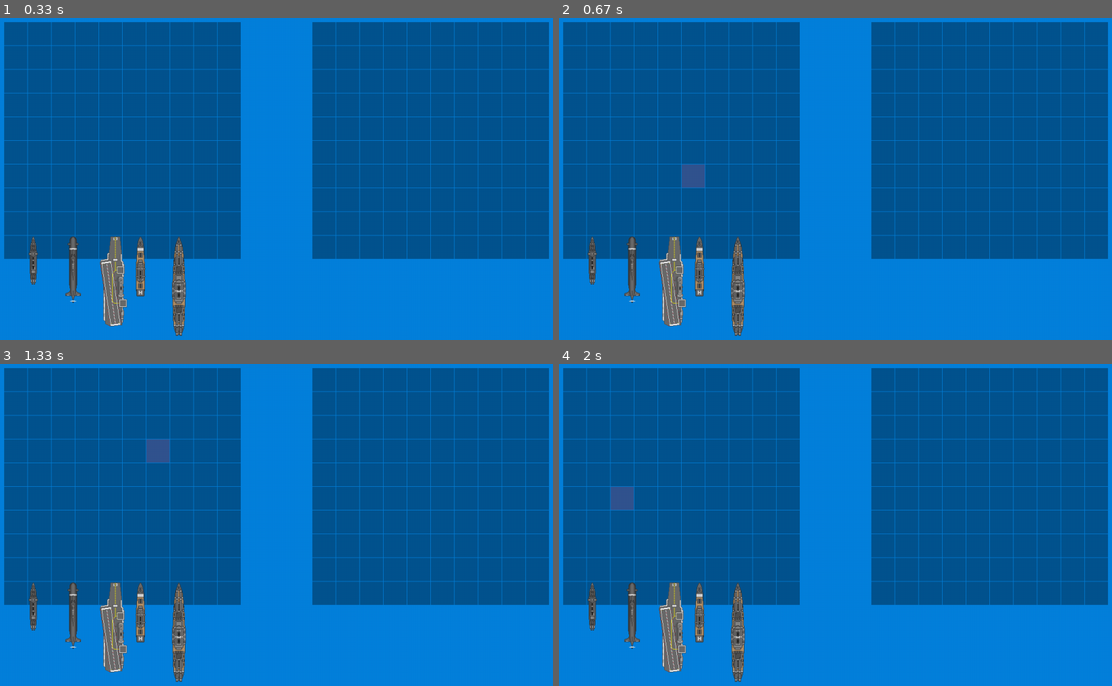
Above: before the commit, frames 1-4 (two rows, left to right).
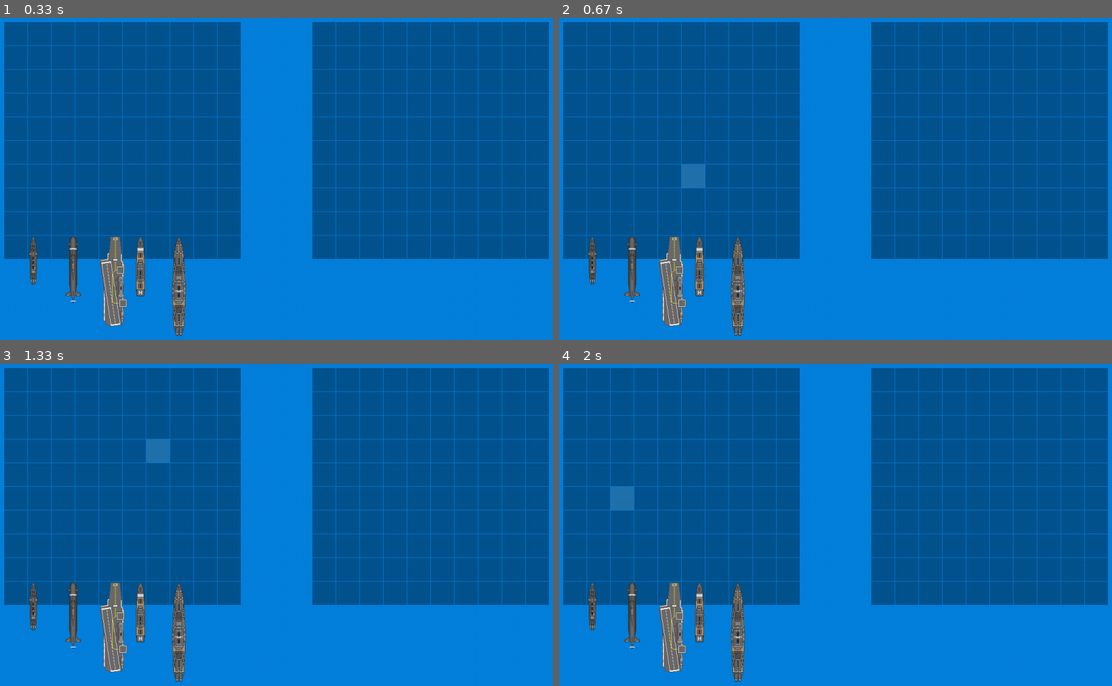
Above: after the commit, the same moments.

Repository: LeGrandDevin/bataille_navale
Game: pygame game, started from testpygame.py
Two runs of this game, one before a commit and one after it. Both use one fixed random seed, a clock stepped at 60 frames per second and the inputs below.
Inputs (mouse positions are in pixels of both pictures, inside the frame that each line leads up to):
- Up to frame 1 (0.33 s): no input
- Up to frame 2 (0.67 s): press the mouse at (846, 191) at 0.37 s; move the mouse to (769, 182) at 0.47 s; release the mouse at (697, 172) at 0.6 s
- Up to frame 3 (1.33 s): press the mouse at (431, 486) at 0.7 s; move the mouse to (381, 537) at 0.8 s; release the mouse at (331, 586) at 0.93 s; press the mouse at (121, 486) at 1.03 s; move the mouse to (138, 473) at 1.13 s; release the mouse at (160, 460) at 1.27 s
- Up to frame 4 (2 s): press the mouse at (990, 486) at 1.37 s; move the mouse to (890, 444) at 1.47 s; release the mouse at (796, 402) at 1.6 s; press the mouse at (680, 486) at 1.7 s; move the mouse to (647, 496) at 1.8 s; release the mouse at (614, 505) at 1.93 s

Frame 1 is identical in both runs. In frame 2, 0.3% of the frame differs, in the area x 22-27%, y 45-53%; in frame 3, 0.3%; in frame 4, 0.3%.

Commit message:
menu boutons, placeboat, couleurcase

Diff:
--- a/Partie.py
+++ b/Partie.py
@@ -34,3 +34,8 @@
         else:
             print("joueur 2 a win")
         return False
+
+    def getPlayer(self, player):
+        if player == 1:
+            return self.player1
+        return self.player2
--- a/Test_debug.py
+++ b/Test_debug.py
@@ -3,7 +3,7 @@
 game = Partie.Partie(10)
 game.player1.placeBoat(3, 2, 2, False)
 game.player1.placeBoat(4, 4, 4, True)
-game.player1.placeBoat(5, 1, 1, False)
+game.player1.placeBoat(5, 2, 2, False)
 #game.player1.placeBoat(2, 7, 7, True)
 #game.player1.placeBoat(3, 9, 2, False)
 
--- a/player.py
+++ b/player.py
@@ -15,11 +15,15 @@
     def placeBoat(self, size, x, y, horizontal):
         currentBoat = bateau.Boat(size)
         if(horizontal):
+            if y + size > 9 or self.desk[x][y].isBoat is True:
+                return False
             for i in range(size):
                 self.desk[x][y].boat = currentBoat
                 self.desk[x][y].isBoat = True
                 x += 1
         else:
+            if x + size > 9 or self.desk[x][y].isBoat is True:
+                return False
             for i in range(size):
                 self.desk[x][y].boat = currentBoat
                 self.desk[x][y].isBoat = True
--- a/pygameclass/Grillegraphic.py
+++ b/pygameclass/Grillegraphic.py
@@ -28,11 +28,17 @@
     def gridout(self, x, y):
         self.grid[x][y].caseout()
 
+    def gridNothing(self, x, y):
+        self.grid[x][y].caseclickedWithoutBoat()
+
+    def gridBoat(self, x, y):
+        self.grid[x][y].caseclickedWithBoat()
+
     def coordScreenToGrid(self, x, y):
         gx = math.trunc((x - self.xStart) / self.size)
         gy = math.trunc((y - self.yStart) / self.size)
         return gx, gy
 
-    def inGrid(self, x ,y ):
+    def inGrid(self, x, y):
         if self.xStart < x < self.xStart + self.size*10 and self.yStart < y < self.yStart + self.size*10 :
             return True
--- /dev/null
+++ b/pygameclass/button.py
@@ -0,0 +1,5 @@
+class Button:
+    def __init__(self, image, x, y):
+        self.image = image
+        self.x = x
+        self.y = y
--- a/pygameclass/casegraphic.py
+++ b/pygameclass/casegraphic.py
@@ -9,12 +9,22 @@
         self.size = size
         self.display = display
         self.color = (3, 84, 143)
+        self.basecolor = self.color
 
     def drawcase(self):
         pygame.draw.rect(self.display, self.color, (self.x, self.y, self.size, self.size))
 
     def caseover(self):
-        self.color = (50, 84, 143)
+        r = self.basecolor[0]
+        g = self.basecolor[1]
+        b = self.basecolor[2]
+        self.color = (r+30, g+30, b+30)
 
     def caseout(self):
-        self.color = (3, 84, 143)
+        self.color = self.basecolor
+
+    def caseclickedWithoutBoat(self):
+        self.basecolor = (178, 34, 34)
+
+    def caseclickedWithBoat(self):
+        self.basecolor = (34, 139, 34)
--- /dev/null
+++ b/pygameclass/menu.py
@@ -0,0 +1,14 @@
+import pygame
+import pygameclass.button as Button
+
+class Menu:
+    def __init__(self, quitImage, playImage, fond):
+        self.quitbutton = Button.Button(quitImage, 20, 20)
+        self.playbutton = Button.Button(playImage, 50, 50)
+        self.fond = fond
+
+    def quitButton(self):
+        pass
+
+    def playButton(self):
+        pass
--- /dev/null
+++ b/testmenu.py
@@ -0,0 +1,43 @@
+import sys
+
+import pygameclass.menu as Menu
+import pygame
+from pygame.locals import *
+
+pygame.init()
+
+fps = 60
+fpsClock = pygame.time.Clock()
+
+width, height = 1280, 720
+screen = pygame.display.set_mode((width, height))
+
+menu = Menu.Menu(pygame.image.load("images/quitButton.png"), pygame.image.load("images/playButton.png"), pygame.image.load("images/bataillenavale.jpg"))
+
+# Game loop.
+while True:
+    quitbutton = screen.blit(menu.quitbutton.image, (800, 50))
+    button = []
+    button.append(quitbutton)
+
+    for event in pygame.event.get():
+        if event.type == QUIT:
+            pygame.quit()
+            sys.exit()
+
+        if event.type == pygame.MOUSEBUTTONUP:
+            if button[0].collidepoint(pygame.mouse.get_pos()):
+                quit()
+
+
+    # Update.
+
+    # Draw.
+    menu.fond
+    fond = menu.fond.convert()
+    screen.blit(fond, (0, 0))
+    screen.blit(menu.quitbutton.image, (800, 50))
+    screen.blit(menu.playbutton.image, (800, 200))
+
+    pygame.display.flip()
+    fpsClock.tick(fps)
--- a/testpygame.py
+++ b/testpygame.py
@@ -4,6 +4,7 @@
 import pygameclass.Grillegraphic
 import Partie
 import pygameclass.boatgraphic
+import pygameclass.menu as Menu
 
 import math
 from pygame.locals import *
@@ -16,6 +17,7 @@
 
 width, height = 1280, 720
 screen = pygame.display.set_mode((width, height))
+#menu = ....(mettre le menu ici)
 game = Partie.Partie(10)
 p = 2
 g = True
Binary file added: images/bataillenavale.jpg
Binary file added: images/game.png
Binary file added: images/playButton.png
Binary file added: images/quitButton.png
